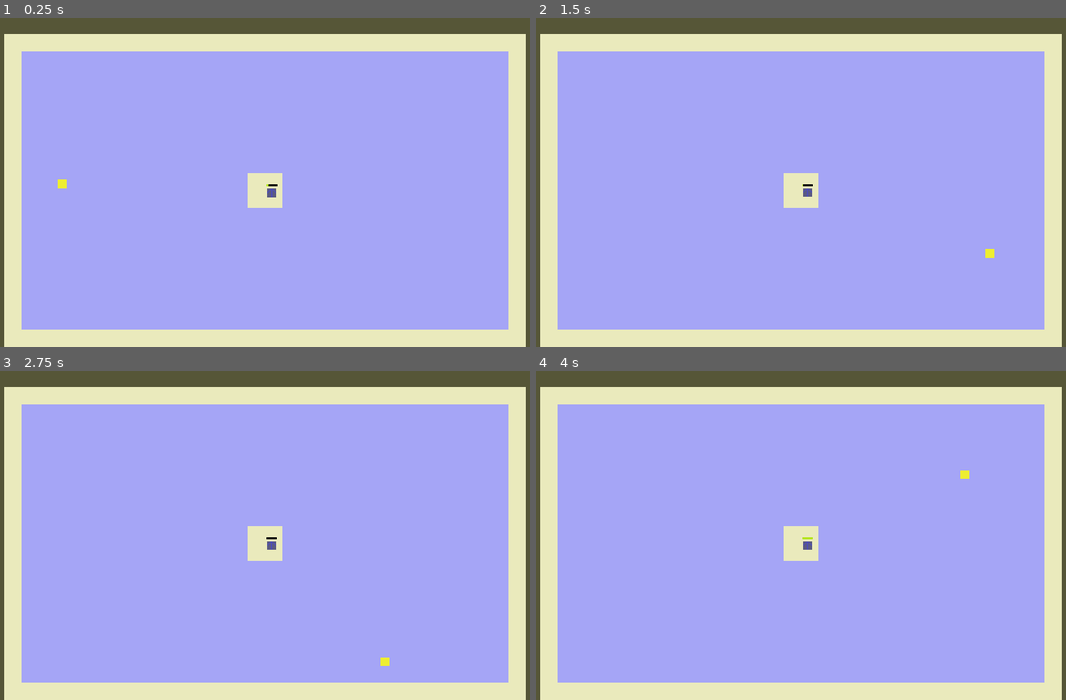
Above: before the commit, frames 1-4 (two rows, left to right).
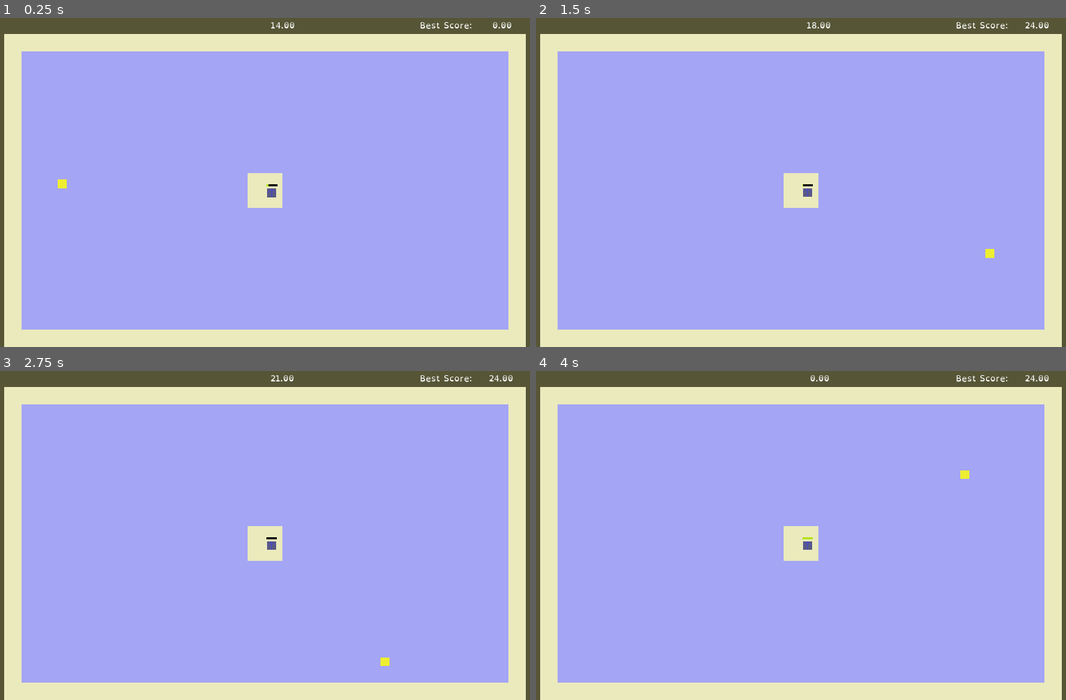
Above: after the commit, the same moments.

Repository: blearn-cmu/simple_neuroevolution
Game: Godot game, scene res://scenes/perform_scene.tscn
Same seed, same stepped clock (60 frames per second), same inputs: the game is played once before the commit and once after it.
Inputs:
- Up to frame 1 (0.25 s): no input
- Up to frame 2 (1.5 s): hold D (right) 0.53-1.28 s; hold S (down) from 1.28 s (still down)
- Up to frame 3 (2.75 s): release S (down) at 2.03 s; hold D (right) from 2.03 s (still down)
- Up to frame 4 (4 s): tap Enter at 2.75 s; release D (right) at 2.78 s; hold W (up) 2.78-3.53 s; tap Space at 3.5 s; hold A (left) from 3.53 s (still down)

The runs differ from the first frame. In frame 1, 0.2% of the frame differs, in the area x 51-97%, y 1-4%; in frame 2, 0.2%; in frame 3, 0.2%; in frame 4, 0.2%.

Commit message:
font fix

Diff:
--- a/scenes/perform_scene.tscn
+++ b/scenes/perform_scene.tscn
@@ -4,7 +4,7 @@
 [ext_resource path="res://scenes/simple_env.tscn" type="PackedScene" id=2]
 [ext_resource path="res://scenes/charC.tscn" type="PackedScene" id=3]
 [ext_resource path="res://scenes/food.tscn" type="PackedScene" id=4]
-[ext_resource path="res://OpenDyslexic2 (Windows, MacOS, Linux OTF)/OpenDyslexic-Regular.otf" type="DynamicFontData" id=5]
+[ext_resource path="res://fonts/OpenDyslexic2 (Windows, MacOS, Linux OTF)/OpenDyslexic-Regular.otf" type="DynamicFontData" id=5]
 
 [sub_resource type="DynamicFont" id=1]
 font_data = ExtResource( 5 )
--- a/scenes/test_scene.tscn
+++ b/scenes/test_scene.tscn
@@ -4,7 +4,7 @@
 [ext_resource path="res://scenes/simple_env.tscn" type="PackedScene" id=2]
 [ext_resource path="res://scenes/charC.tscn" type="PackedScene" id=3]
 [ext_resource path="res://scenes/food.tscn" type="PackedScene" id=4]
-[ext_resource path="res://OpenDyslexic2 (Windows, MacOS, Linux OTF)/OpenDyslexic-Regular.otf" type="DynamicFontData" id=5]
+[ext_resource path="res://fonts/OpenDyslexic2 (Windows, MacOS, Linux OTF)/OpenDyslexic-Regular.otf" type="DynamicFontData" id=5]
 
 [sub_resource type="DynamicFont" id=1]
 font_data = ExtResource( 5 )
